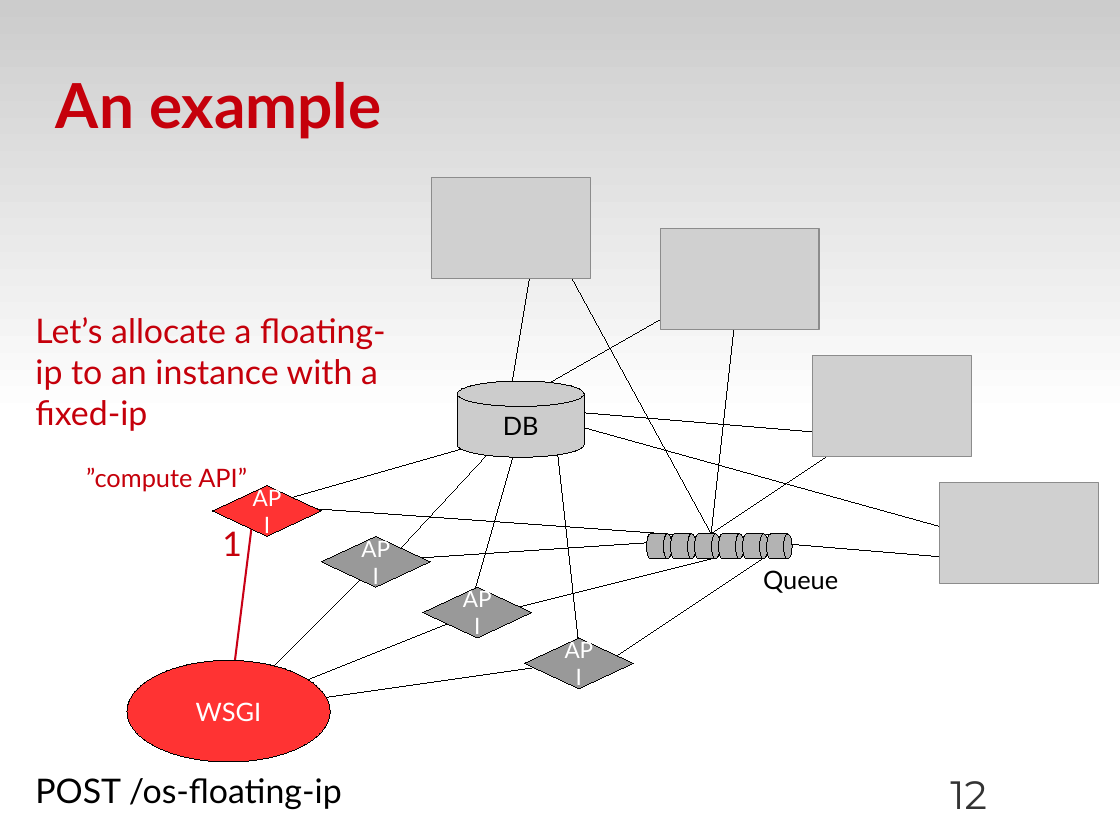
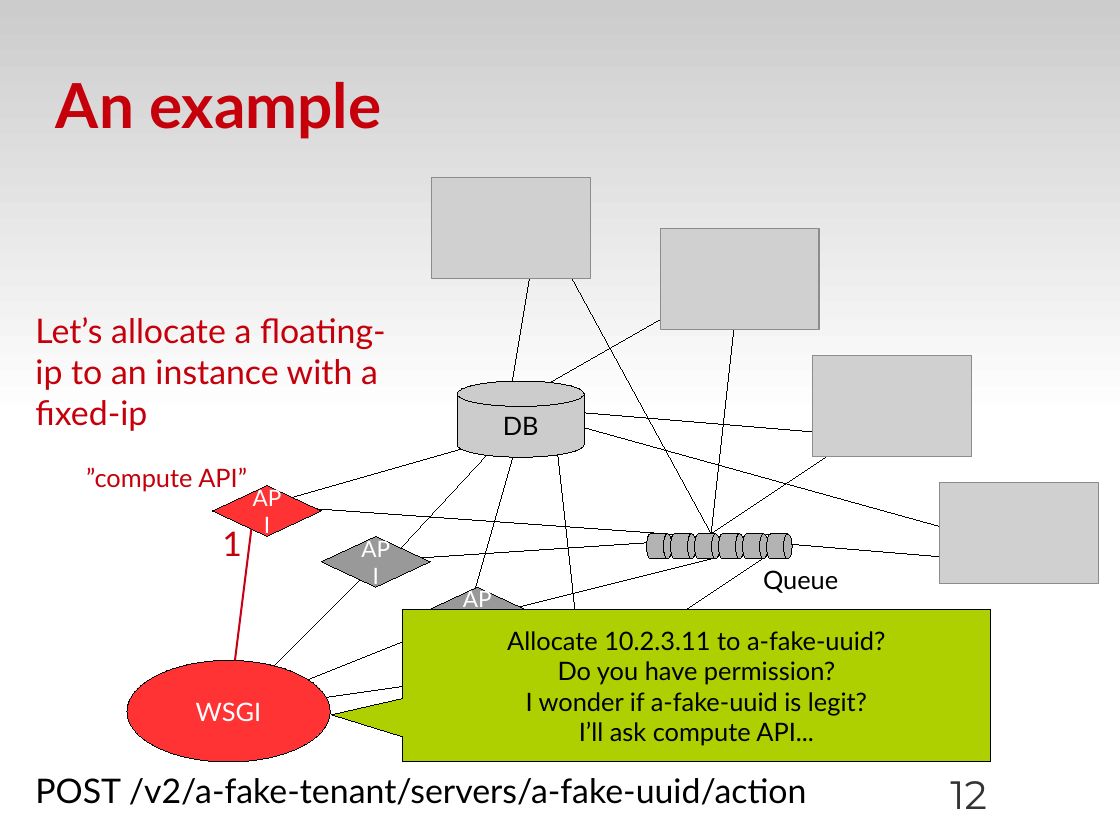
Before and after one commit to zyluo/talk-COSUG-2012, a slide deck: slide 12 of COSUG-2012.odp. Drawn at 1120x840 pixels with LibreOffice and Linux fonts; fonts in the diff are those of the drawing; grey boxes stand for pictures; background and template pictures are left out. Boxes give left, top, right and bottom in pixels: in the first picture for what was removed or moved away, otherwise in the second. Text is boxed around its words. In the diff, an @@ line names an element or a change of style, - is before the commit and + after.

Commit message:
add example text

```diff
--- a/COSUG-2012.odp
+++ b/COSUG-2012.odp
@@ speech box added at (402, 610, 991, 762), fill #AECF00, outline #000000 0 pt, 18 pt, text #000000 @@
+Allocate 10.2.3.11 to a-fake-uuid?
+Do you have permission?
+I wonder if a-fake-uuid is legit?
+I’ll ask compute API...
@@ text at (35, 778, 807, 805): text changed @@
-POST /os-floating-ip
+POST /v2/a-fake-tenant/servers/a-fake-uuid/action
```
Also in this commit, not shown: 9 other slides changed, 2 other files.
